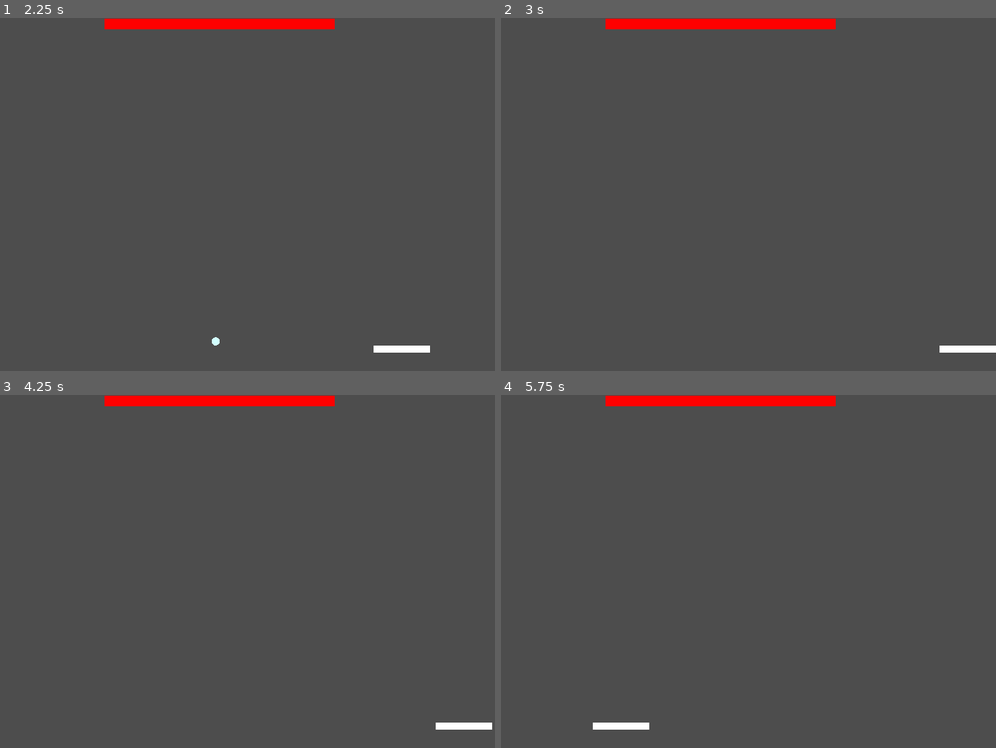
Above: before the commit, frames 1-4 (two rows, left to right).
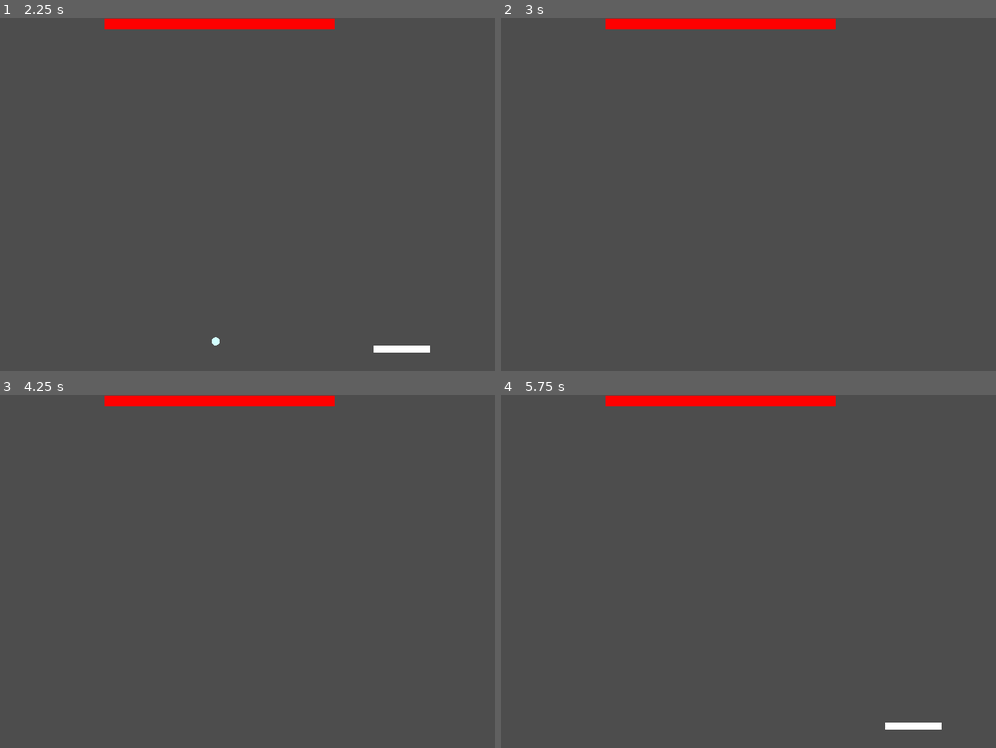
Above: after the commit, the same moments.

Repository: guillermoVicenteGonzalez/Arkanoid
Game: Godot game, scene res://levels/template/level_template.tscn
The game is run twice, just before and just after one commit, with the same random seed, the same clock (stepped at 60 frames per second) and the same inputs. The project has no main scene, so this scene is started directly.
Inputs:
- Up to frame 1 (2.25 s): hold Right (right) 0.53-1.28 s; hold A (left) 1.28-2.03 s; hold Right (right) from 2.03 s (still down)
- Up to frame 2 (3 s): keep holding Right (right)
- Up to frame 3 (4.25 s): tap Enter at 3.5 s; release Right (right) at 3.53 s; hold A (left) from 3.53 s (still down)
- Up to frame 4 (5.75 s): keep holding A (left); tap Space at 4.25 s

Frame 1 is identical in both runs. In frame 2, 0.2% of the frame differs, in the area x 88-100%, y 92-95%; in frame 3, 0.2%; in frame 4, 0.5%, in the area x 18-90%, y 92-95%.

Commit message:
collision layers
This way the player does not get pushed

Diff:
--- a/levelComponents/Ball/ball.tscn
+++ b/levelComponents/Ball/ball.tscn
@@ -9,6 +9,8 @@
 radius = 11.295
 
 [node name="Ball" type="RigidBody2D"]
+collision_layer = 2
+collision_mask = 13
 mass = 0.001
 physics_material_override = SubResource("PhysicsMaterial_hei8f")
 gravity_scale = 0.0
--- a/levelComponents/Block/block.tscn
+++ b/levelComponents/Block/block.tscn
@@ -6,6 +6,8 @@
 size = Vector2(520.6, 24)
 
 [node name="block" type="StaticBody2D"]
+collision_layer = 8
+collision_mask = 2
 script = ExtResource("1_jrllv")
 type = 2
 
--- a/levelComponents/Player/player.tscn
+++ b/levelComponents/Player/player.tscn
@@ -13,6 +13,7 @@
 size = Vector2(128, 16)
 
 [node name="player" type="CharacterBody2D" groups=["Player", "collidable"]]
+collision_mask = 0
 motion_mode = 1
 script = ExtResource("1_85ara")
 res = SubResource("Resource_pccwc")
--- a/levelComponents/Wall/wall.tscn
+++ b/levelComponents/Wall/wall.tscn
@@ -9,6 +9,8 @@
 size = Vector2(0, 0)
 
 [node name="wall" type="StaticBody2D"]
+collision_layer = 4
+collision_mask = 2
 physics_material_override = SubResource("PhysicsMaterial_h48pn")
 script = ExtResource("1_4kngc")
 
--- a/project.godot
+++ b/project.godot
@@ -66,3 +66,10 @@
 , Object(InputEventMouseButton,"resource_local_to_scene":false,"resource_name":"","device":-1,"window_id":0,"alt_presse …(244 unchanged characters)…
 ]
 }
+
+[layer_names]
+
+2d_physics/layer_1="player"
+2d_physics/layer_2="ball"
+2d_physics/layer_3="walls"
+2d_physics/layer_4="blocks"
